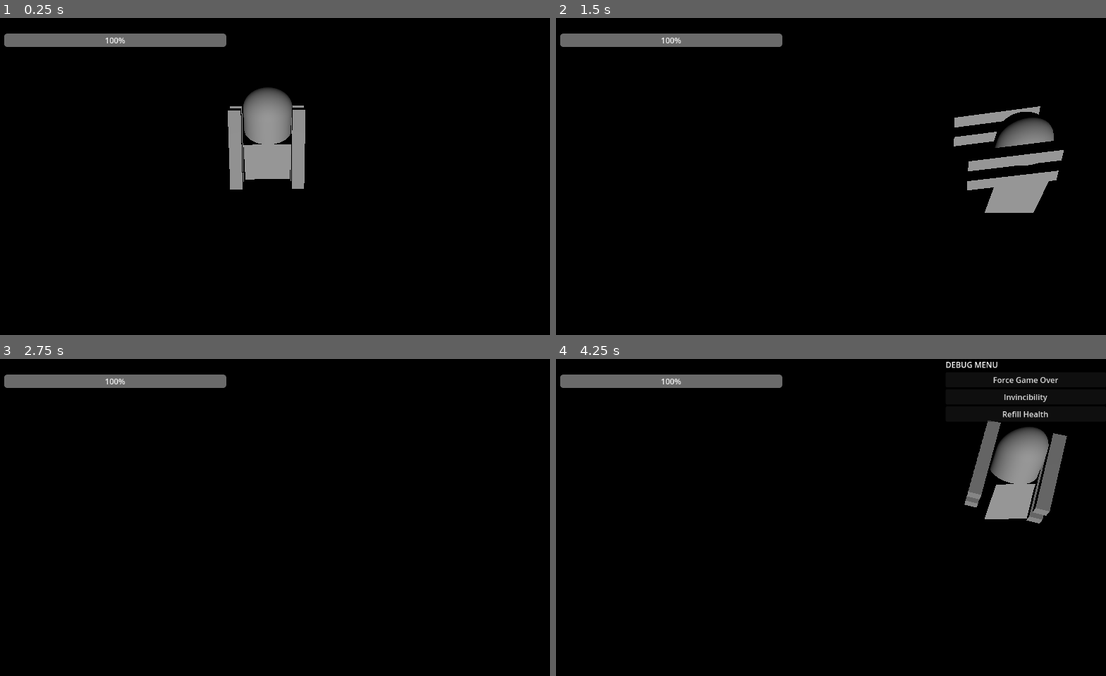
Above: before the commit, frames 1-4 (two rows, left to right).
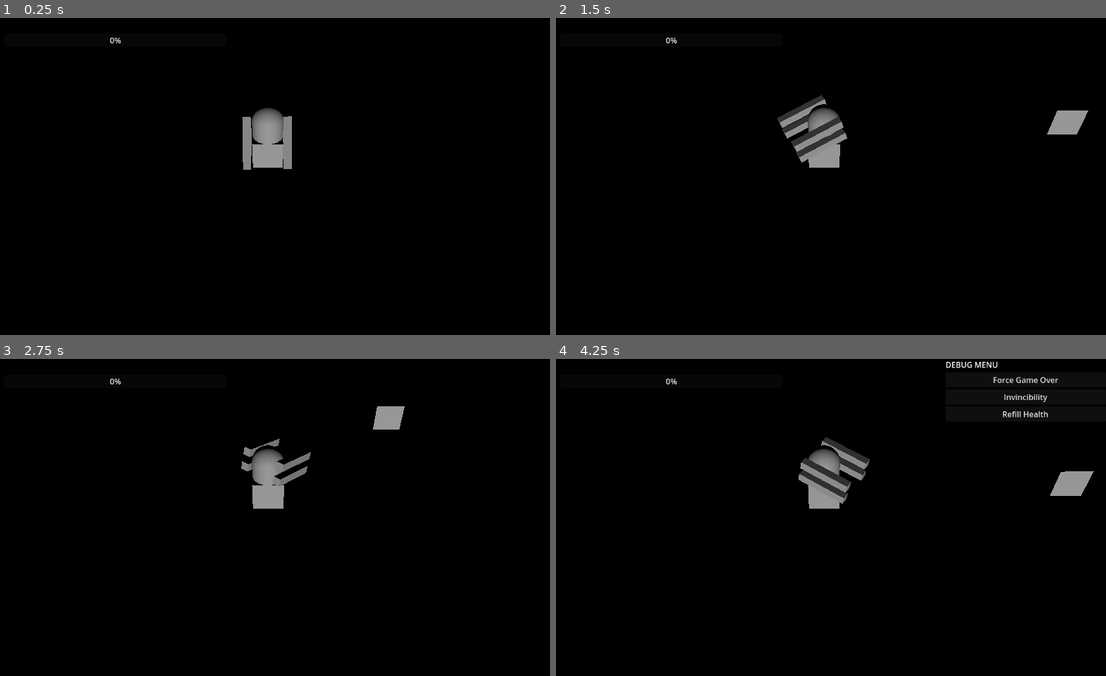
Above: after the commit, the same moments.

Repository: Boyquotes/Mech-Farmer
Game: Godot game, scene res://levels/debug.tscn
Same seed, same stepped clock (60 frames per second), same inputs: the game is played once before the commit and once after it.
Inputs (mouse positions are in pixels of both pictures, inside the frame that each line leads up to):
- Up to frame 1 (0.25 s): no input
- Up to frame 2 (1.5 s): tap Enter (ui_accept) at 0.5, 0.77 s; move the mouse to (946, 160) at 0.52 s; hold D (move_right) 0.53-1.28 s; click (946, 160) at 0.6 s; move the mouse to (710, 192) at 1.27 s; hold S (move_backward) from 1.28 s (still down); click (710, 192) at 1.35 s
- Up to frame 3 (2.75 s): tap Enter (ui_accept) at 1.52 s; move the mouse to (324, 447) at 2.02 s; release S (move_backward) at 2.03 s; hold D (move_right) from 2.03 s (still down); click (324, 447) at 2.1 s
- Up to frame 4 (4.25 s): move the mouse to (798, 580) at 2.77 s; release D (move_right) at 2.78 s; hold W (move_forward) 2.78-3.53 s; click (798, 580) at 2.85 s; tap Enter (ui_accept) at 3.02, 3.77 s; move the mouse to (996, 565) at 3.52 s; hold A (move_left) from 3.53 s (still down); click (996, 565) at 3.6 s; tap = (debug_menu) at 4.15 s

The runs differ from the first frame. In frame 1, 4.2% of the frame differs, in the area x 0-56%, y 4-55%; in frame 2, 7.0%; in frame 3, 3.4%; in frame 4, 7.6%, in the area x 0-98%, y 4-52%.

Commit message:
updated player to use finite state machine

Diff:
--- a/levels/debug.tscn
+++ b/levels/debug.tscn
@@ -1,9 +1,9 @@
-[gd_scene load_steps=9 format=3 uid="uid://0tjw4dcs7uqb"]
+[gd_scene load_steps=9 format=3 uid="uid://b2jykexgxnvcd"]
 
-[ext_resource type="Script" path="res://scripts/ui/HealthBar.gd" id="1_8p34s"]
-[ext_resource type="Script" path="res://scripts/ui/GameOver.gd" id="2_ns16v"]
-[ext_resource type="PackedScene" uid="uid://dj5dbprlybiy6" path="res://prefabs/debug/debug.tscn" id="3_7a4yb"]
-[ext_resource type="PackedScene" uid="uid://becp2cx45xflu" path="res://prefabs/characters/player.tscn" id="4_pqnvq"]
+[ext_resource type="Script" path="res://scripts/ui/health_bar.gd" id="2_v0idh"]
+[ext_resource type="PackedScene" uid="uid://dqn38xb82d6ls" path="res://prefabs/debug/debug.tscn" id="3_7a4yb"]
+[ext_resource type="Script" path="res://scripts/ui/game_over.gd" id="3_cpks7"]
+[ext_resource type="PackedScene" uid="uid://bj4xgn05k5xvf" path="res://prefabs/characters/player.tscn" id="4_pqnvq"]
 
 [sub_resource type="BoxMesh" id="BoxMesh_wgnmo"]
 
@@ -21,11 +21,6 @@
 
 [node name="DebugMenu" parent="." instance=ExtResource("3_7a4yb")]
 
-[node name="Camera3D" type="Camera3D" parent="."]
-transform = Transform3D(0.999976, 0.00698126, 0, -0.0049365, 0.70709, 0.707107, 0.0049365, -0.70709, 0.707107, 0, 8.1814, 7.59706)
-current = true
-fov = 37.8493
-
 [node name="DirectionalLight3D" type="DirectionalLight3D" parent="."]
 transform = Transform3D(1, 0, 0, 0, 1, 0, 0, 0, 1, 0, 7.02755, 0)
 
@@ -37,7 +32,7 @@
 offset_bottom = 59.0
 max_value = 20.0
 step = 1.0
-script = ExtResource("1_8p34s")
+script = ExtResource("2_v0idh")
 
 [node name="GameOver" type="ColorRect" parent="."]
 visible = false
@@ -47,7 +42,7 @@
 grow_horizontal = 2
 grow_vertical = 2
 color = Color(0.305882, 0, 0.0196078, 0.45098)
-script = ExtResource("2_ns16v")
+script = ExtResource("3_cpks7")
 
 [node name="RichTextLabel" type="RichTextLabel" parent="GameOver"]
 layout_mode = 1
@@ -85,6 +80,11 @@
 unique_name_in_owner = true
 transform = Transform3D(1, 0, 0, 0, 1, 0, 0, 0, 1, 0, 2.07451, 0)
 
+[node name="Camera3D" type="Camera3D" parent="Player"]
+transform = Transform3D(0.999976, 0.00698126, 0, -0.0049365, 0.70709, 0.707107, 0.0049365, -0.70709, 0.707107, 0, 9.43777, 11.3979)
+current = true
+fov = 37.8493
+
 [node name="MeshInstance3D" type="MeshInstance3D" parent="."]
 transform = Transform3D(1, 0, 0, 0, 1, 0, 0, 0, 1, 11.6363, 2.01678, 0)
 mesh = SubResource("BoxMesh_wgnmo")
@@ -98,5 +98,3 @@
 mesh = SubResource("BoxMesh_cjdg6")
 
 [connection signal="pressed" from="GameOver/Button" to="GameOver" method="_on_button_pressed"]
-[connection signal="game_over" from="Player" to="GameOver" method="_on_player_game_over"]
-[connection signal="health_adjust" from="Player" to="HealthBar" method="_on_player_health_adjust"]
--- a/levels/main_menu.tscn
+++ b/levels/main_menu.tscn
@@ -1,9 +1,9 @@
-[gd_scene load_steps=2 format=3 uid="uid://blohyt13qg6mu"]
+[gd_scene load_steps=2 format=3 uid="uid://dopkn64kogjll"]
 
-[ext_resource type="Script" path="res://scripts/levels/main_menu/MainMenu.gd" id="1_vr7rd"]
+[ext_resource type="Script" path="res://scripts/levels/main_menu/main_menu.gd" id="1_pcw7n"]
 
 [node name="MainMenu" type="Node"]
-script = ExtResource("1_vr7rd")
+script = ExtResource("1_pcw7n")
 
 [node name="Control" type="Control" parent="."]
 layout_mode = 3
--- a/prefabs/characters/player.tscn
+++ b/prefabs/characters/player.tscn
@@ -1,6 +1,8 @@
-[gd_scene load_steps=6 format=3 uid="uid://becp2cx45xflu"]
+[gd_scene load_steps=8 format=3 uid="uid://bj4xgn05k5xvf"]
 
-[ext_resource type="Script" path="res://scripts/Player.gd" id="1_mjs8s"]
+[ext_resource type="Script" path="res://scripts/player/state_machine.gd" id="1_asilg"]
+[ext_resource type="Script" path="res://scripts/player/states/motion/on_ground/idle.gd" id="2_7yaib"]
+[ext_resource type="Script" path="res://scripts/player/states/motion/on_ground/move.gd" id="3_oi43o"]
 
 [sub_resource type="CapsuleMesh" id="CapsuleMesh_uowiw"]
 
@@ -13,7 +15,7 @@
 
 [node name="Player" type="CharacterBody3D"]
 transform = Transform3D(1, 0, 0, 0, 1, 0, 0, 0, 1, 0, 1.07451, 0)
-script = ExtResource("1_mjs8s")
+script = ExtResource("1_asilg")
 
 [node name="Torso" type="Node3D" parent="."]
 
@@ -54,7 +56,7 @@
 [node name="States" type="Node" parent="."]
 
 [node name="Idle" type="Node" parent="States"]
+script = ExtResource("2_7yaib")
 
 [node name="Move" type="Node" parent="States"]
-
-[node name="Shooting" type="Node" parent="States"]
+script = ExtResource("3_oi43o")
--- a/prefabs/debug/debug.tscn
+++ b/prefabs/debug/debug.tscn
@@ -1,9 +1,9 @@
-[gd_scene load_steps=2 format=3 uid="uid://dj5dbprlybiy6"]
+[gd_scene load_steps=2 format=3 uid="uid://dqn38xb82d6ls"]
 
-[ext_resource type="Script" path="res://scripts/debug/Debug.gd" id="1_rmi5g"]
+[ext_resource type="Script" path="res://scripts/debug/debug.gd" id="1_aaavw"]
 
 [node name="Debug" type="Node"]
-script = ExtResource("1_rmi5g")
+script = ExtResource("1_aaavw")
 
 [node name="DebugContainer" type="VBoxContainer" parent="."]
 visible = false
--- /dev/null
+++ b/scripts/player/state_machine.gd
@@ -0,0 +1,36 @@
+extends CharacterBody3D
+
+signal state_changed
+
+var states_stack = []
+var current_state = null
+
+@onready var states_map = {
+	"idle": $States/Idle,
+	"move": $States/Move,
+}
+
+func _ready():
+	for state_node in $States.get_children():
+		print(state_node.name)
+		state_node.finished.connect(_change_state)
+	states_stack.push_front($States/Idle)
+	current_state = states_stack[0]
+	_change_state("idle")
+
+func _physics_process(delta):
+	current_state.update(delta)
+
+func _change_state(state_name):
+	current_state.exit()
+
+	if state_name == "previous":
+		states_stack.pop_front()
+	else:
+		var new_state = states_map[state_name]
+		states_stack[0] = new_state
+
+	current_state = states_stack[0]
+	if state_name != "previous":
+		current_state.enter()
+	emit_signal("state_changed", states_stack)
--- /dev/null
+++ b/scripts/player/states/motion/motion.gd
@@ -0,0 +1,25 @@
+extends "../state.gd"
+
+
+@onready var torso = owner.get_node("Torso/Guns")
+
+func get_input_direction():
+    var input_direction = Vector2()
+    input_direction.x = int(Input.is_action_pressed("move_right")) - int(Input.is_action_pressed("move_left"))
+    input_direction.y = int(Input.is_action_pressed("move_backward")) - int(Input.is_action_pressed("move_forward"))
+    return input_direction
+
+
+func screen_point_to_ray():
+    var space_state = owner.get_world_3d().direct_space_state
+    var mouse_pos = get_viewport().get_mouse_position()
+    var camera = get_tree().root.get_camera_3d()
+
+    var ray_origin = camera.project_ray_origin(mouse_pos)
+    var ray_end = ray_origin + camera.project_ray_normal(mouse_pos) * 2000
+    var ray_properties = PhysicsRayQueryParameters3D.create(ray_origin, ray_end)
+    var ray_array = space_state.intersect_ray(ray_properties)
+
+    if ray_array.has("position"):
+        return ray_array["position"]
+    return Vector3()
--- /dev/null
+++ b/scripts/player/states/motion/on_ground/idle.gd
@@ -0,0 +1,11 @@
+extends "on_ground.gd"
+
+func handle_input(event):
+	return super.handle_input(event)
+
+func update(delta):
+	var input_direction = get_input_direction()
+	if input_direction:
+		emit_signal("finished", "move")
+	screen_point_to_ray()
+	torso.look_at(screen_point_to_ray())
--- /dev/null
+++ b/scripts/player/states/motion/on_ground/move.gd
@@ -0,0 +1,31 @@
+extends "on_ground.gd"
+
+const SPEED = 5.0
+@export var MAX_WALK_SPEED: float = 450
+@export var MAX_RUN_SPEED: float = 700
+
+func enter():
+	speed = 0.0
+	velocity = Vector3()
+
+func hundle_input(event):
+	return super.handle_input(event)
+
+func update(delta):
+	var input_direction = get_input_direction()
+	if input_direction == Vector2():
+		emit_signal("finished", "idle")
+
+	move(input_direction)
+	screen_point_to_ray()
+	torso.look_at(screen_point_to_ray())
+
+func move(input_dir):
+	var direction = (owner.transform.basis * Vector3(input_dir.x, 0, input_dir.y)).normalized()
+	if direction:
+		owner.velocity.x = direction.x * SPEED
+		owner.velocity.z = direction.z * SPEED
+	else:
+		owner.velocity.x = move_toward(velocity.x, 0, SPEED)
+		owner.velocity.z = move_toward(velocity.z, 0, SPEED)
+	owner.move_and_slide()
--- /dev/null
+++ b/scripts/player/states/motion/on_ground/on_ground.gd
@@ -0,0 +1,9 @@
+extends "../motion.gd"
+
+var speed = 0.0
+var velocity = Vector3()
+
+func handle_input(event):
+    if event.is_action_pressed("jump"):
+        emit_signal("finished", "jump")
+    return super.handle_input(event)
--- /dev/null
+++ b/scripts/player/states/state.gd
@@ -0,0 +1,25 @@
+"""
+Base interface for all states: it doesn't do anything in itself
+but forces us to pass the right arguments to the methods below
+and makes sure every State object had all of these methods.
+"""
+extends Node
+
+signal finished(next_state_name)
+
+# Initialize the state. E.g. change the animation
+func enter():
+	return
+
+# Clean up the state. Reinitialize values like a timer
+func exit():
+	return
+
+func handle_input(event):
+	return
+
+func update(delta):
+	return
+
+func _on_animation_finished(anim_name):
+	return
Renamed: scripts/debug/Debug.gd -> scripts/debug/debug.gd
Renamed: scripts/levels/main_menu/MainMenu.gd -> scripts/levels/main_menu/main_menu.gd
Renamed: scripts/Player.gd -> scripts/player/player.gd
Renamed: scripts/ui/GameOver.gd -> scripts/ui/game_over.gd
Renamed: scripts/ui/HealthBar.gd -> scripts/ui/health_bar.gd
